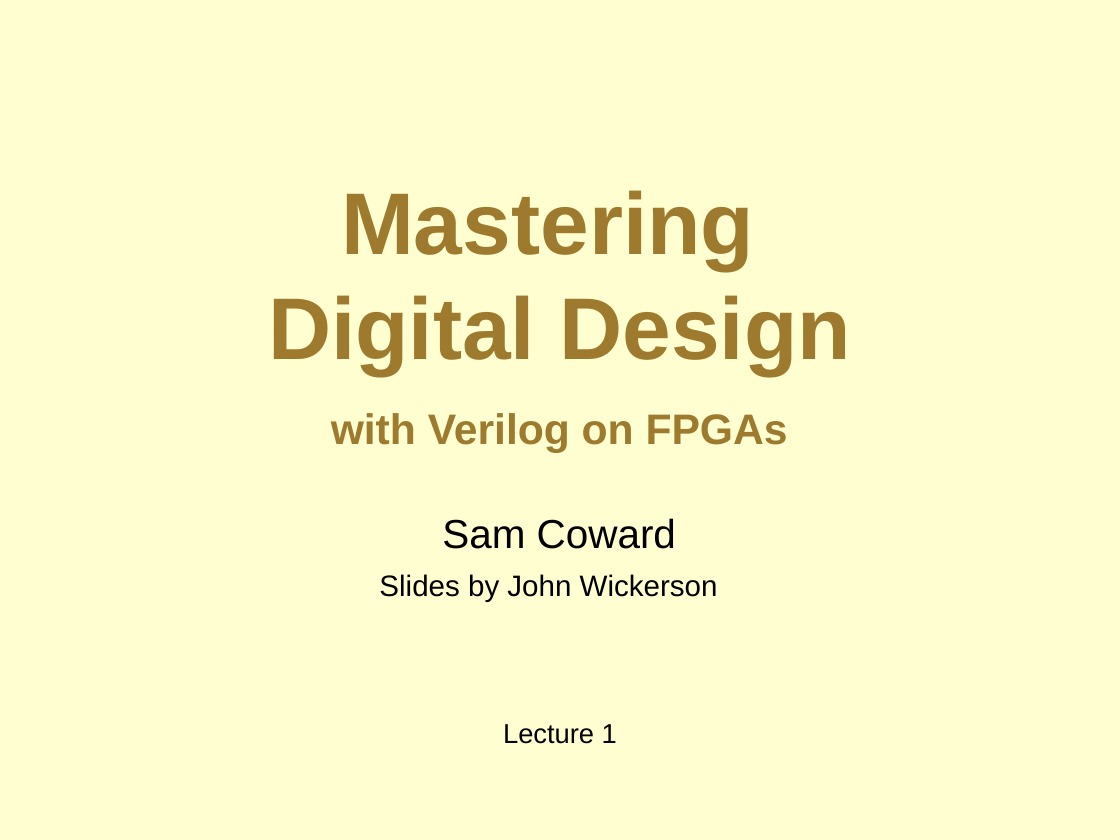
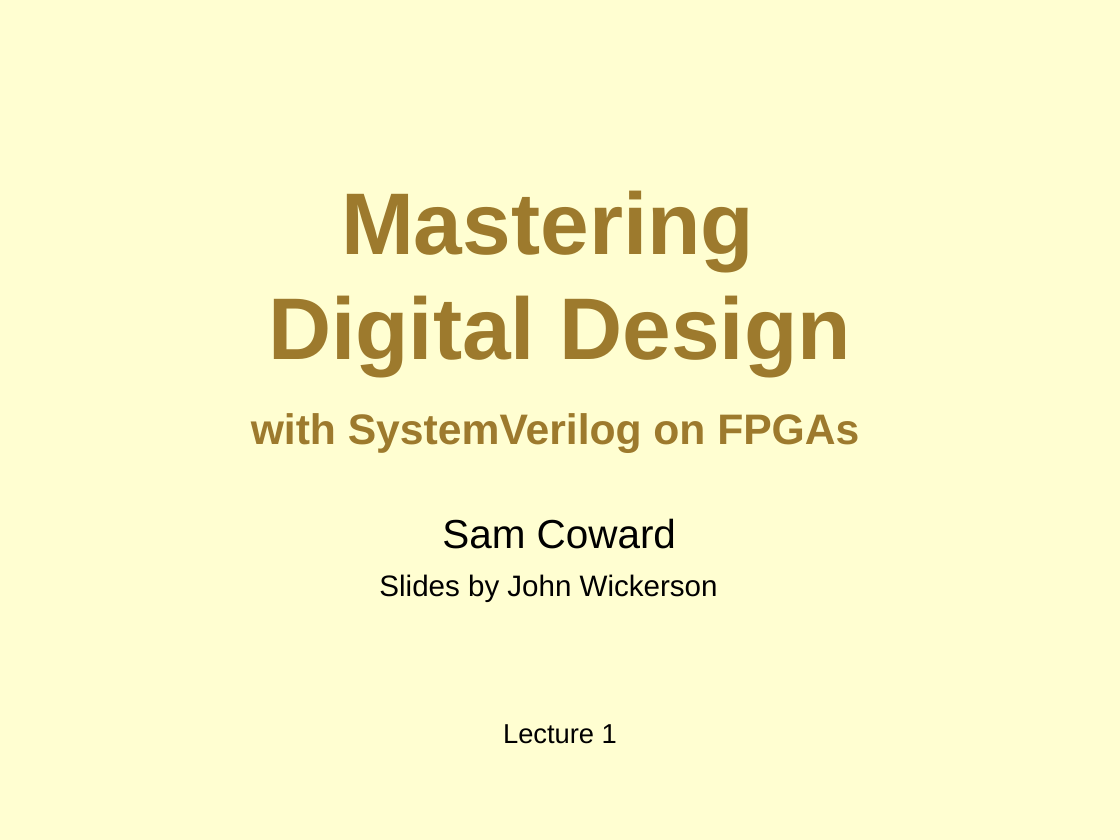
Before and after one commit to Mastering-Digital-Design/Lab-Module, a slide deck: slide 1 of lectures/lecture1.pptx. Drawn at 1120x840 pixels with LibreOffice and Linux fonts; fonts in the diff are those of the drawing. Boxes give left, top, right and bottom in pixels: in the first picture for what was removed or moved away, otherwise in the second. Text is boxed around its words. In the diff, an @@ line names an element or a change of style, - is before the commit and + after.

```diff
--- a/lectures/lecture1.pptx
+++ b/lectures/lecture1.pptx
@@ text at <box>251,413,859,453</box>: text changed @@
-with Verilog on FPGAs
+with SystemVerilog on FPGAs
```
Also in this commit, not shown: 2 other slides changed.
